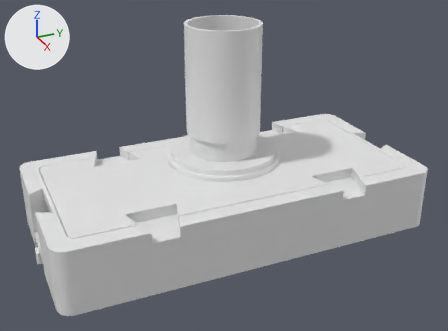
One commit to the glTF model modelos/bebe.glb: the scene before it, then after it.
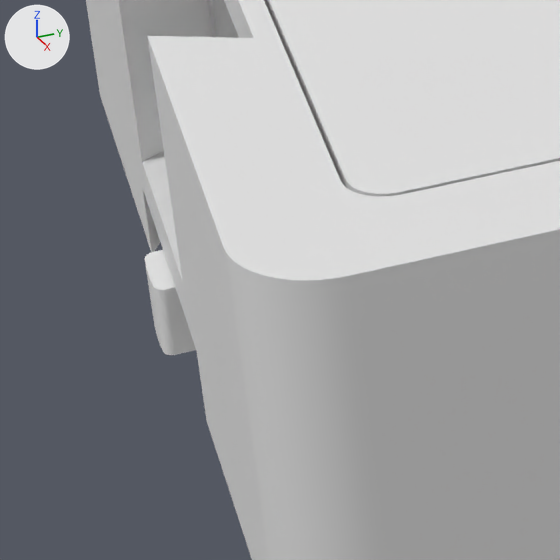
The first picture shows the older version from a 50 mm camera at (180.0, -123.3, 94.7) aimed at (31.5, -56.5, 20.5). The close-ups show the older and then the newer version on the part from 3% to 23% of the width and 62% to 90% of the height of that picture. Only the edits that show in the close-ups are written down. The axes (+X, +Y, +Z) are drawn at upper left. The lights are the same throughout.

In view in the first close-up: 'acr__tampa_acrilico', 'corpo__corpo', 'verde__engrenagem_aberta'.
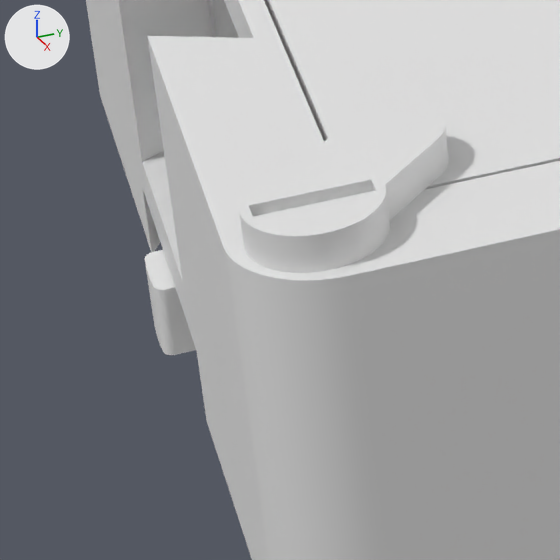
Changed parts and their boxes (x1, y1, x2, y2) in the close-ups (560 x 560 px):
'verde__presilha_tampa_acrilico_1', added
    after: (239, 105, 449, 273)

What the commit changed:
Mesh me_verde__presilha_tampa_acrilico_1 is new.
It has 441 vertices, 878 faces and spans x 45.78..54.3, y -109.3..-100.78, z 13.4..19.6.
Object 'verde__presilha_tampa_acrilico_1' (ob_verde__presilha_tampa_acrilico_1) is new; it shows me_verde__presilha_tampa_acrilico_1.
Its location is (0.0, 0.0, 0.0).
